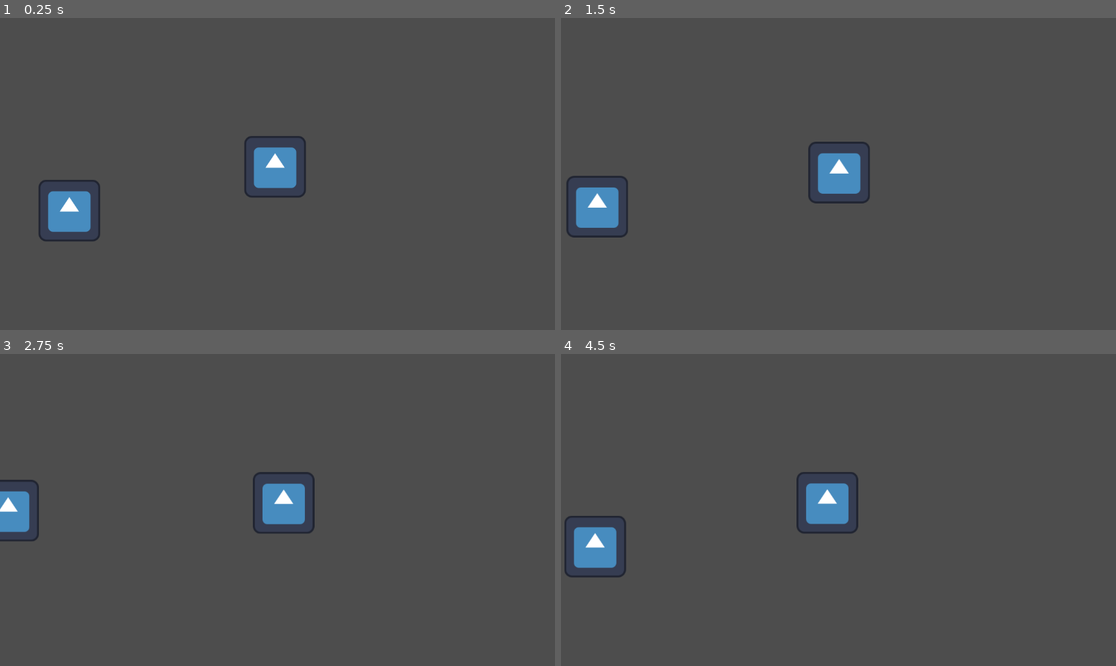
Above: before the commit, frames 1-4 (two rows, left to right).
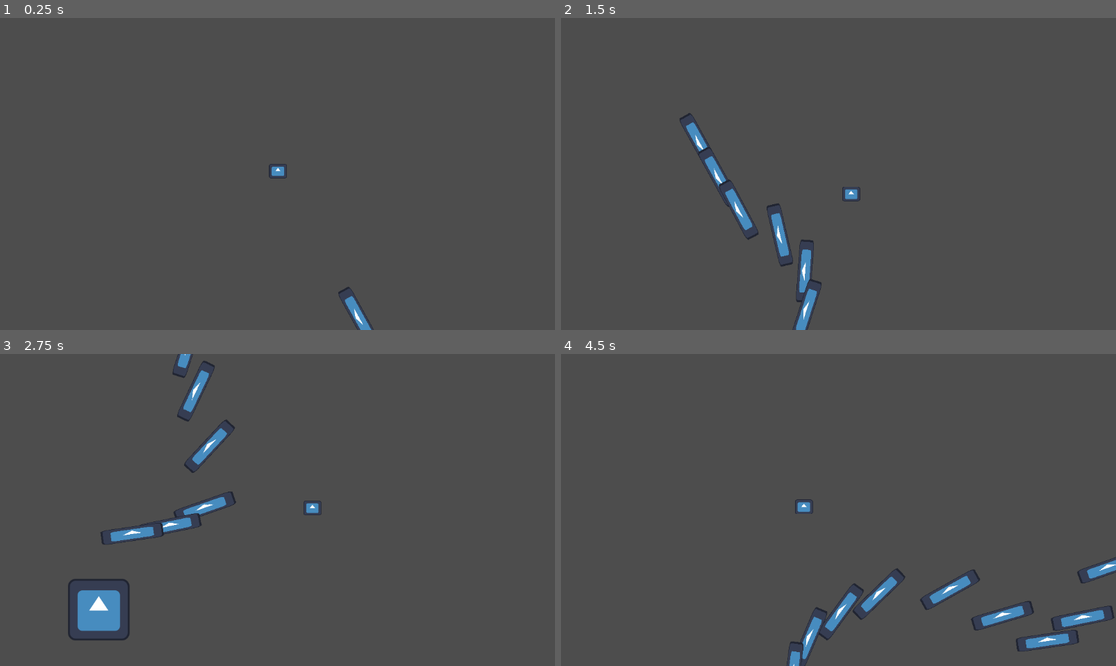
Above: after the commit, the same moments.

Repository: AethelVeritas/Dunedain
Game: Godot game, scene res://scenes/root.tscn
Two runs of this game, one before a commit and one after it. Both use one fixed random seed, a clock stepped at 60 frames per second and the inputs below. The engine's default icon, where the game draws it, is replaced by a stand-in: a white triangle on a blue panel in a dark square.
Inputs:
- Up to frame 1 (0.25 s): no input
- Up to frame 2 (1.5 s): hold D (right) 0.53-1.28 s; hold S (down) from 1.28 s (still down)
- Up to frame 3 (2.75 s): release S (down) at 2.03 s; hold D (right) from 2.03 s (still down)
- Up to frame 4 (4.5 s): release D (right) at 2.78 s; hold W (up) 2.78-3.53 s; hold A (left) from 3.53 s (still down)

The runs differ from the first frame. In frame 1, 2.8% of the frame differs, in the area x 7-68%, y 37-100%; in frame 2, 4.3%; in frame 3, 5.1%; in frame 4, 5.2%, in the area x 0-100%, y 37-100%.

Commit message:
initial turret bullet and turret script

Diff:
--- a/project.godot
+++ b/project.godot
@@ -14,6 +14,10 @@
 run/main_scene="uid://d1qeq68ycsqxh"
 config/features=PackedStringArray("4.5", "Mobile")
 config/icon="res://icon.svg"
+
+[global_group]
+
+Player=""
 
 [input]
 
@@ -44,4 +48,5 @@
 
 [rendering]
 
+textures/canvas_textures/default_texture_filter=0
 renderer/rendering_method="mobile"
--- /dev/null
+++ b/scenes/bullet.tscn
@@ -0,0 +1,18 @@
+[gd_scene load_steps=4 format=3 uid="uid://b6ldh85h6ndd1"]
+
+[ext_resource type="Texture2D" uid="uid://i5totv5mnkqh" path="res://icon.svg" id="1_mkf8s"]
+[ext_resource type="Script" uid="uid://dieptsq1ejwrx" path="res://scripts/bullet.gd" id="1_y25gk"]
+
+[sub_resource type="RectangleShape2D" id="RectangleShape2D_y25gk"]
+size = Vector2(127.5, 29)
+
+[node name="Bullet" type="Area2D"]
+script = ExtResource("1_y25gk")
+
+[node name="Sprite2D" type="Sprite2D" parent="."]
+position = Vector2(3.5527137e-15, 1.1368684e-13)
+scale = Vector2(1.015625, 0.23437497)
+texture = ExtResource("1_mkf8s")
+
+[node name="CollisionShape2D" type="CollisionShape2D" parent="."]
+shape = SubResource("RectangleShape2D_y25gk")
--- a/scenes/player.tscn
+++ b/scenes/player.tscn
@@ -1,15 +1,24 @@
-[gd_scene load_steps=3 format=3 uid="uid://bh1w0ho7ry2kq"]
+[gd_scene load_steps=4 format=3 uid="uid://bh1w0ho7ry2kq"]
 
 [ext_resource type="Texture2D" uid="uid://i5totv5mnkqh" path="res://icon.svg" id="1_3vyb7"]
 [ext_resource type="Script" uid="uid://clycbp5oqw18" path="res://scripts/player.gd" id="1_g2els"]
 
-[node name="CharacterBody2D" type="CharacterBody2D"]
+[sub_resource type="RectangleShape2D" id="RectangleShape2D_g2els"]
+size = Vector2(28.5, 26.5)
+
+[node name="Player" type="CharacterBody2D" groups=["Player"]]
+position = Vector2(0, 2)
 script = ExtResource("1_g2els")
 
 [node name="Sprite2D" type="Sprite2D" parent="."]
-position = Vector2(488, 312)
+position = Vector2(-1.0000005, -2.0000002)
+scale = Vector2(0.2890625, 0.234375)
 texture = ExtResource("1_3vyb7")
 
 [node name="Camera2D" type="Camera2D" parent="Sprite2D"]
-position = Vector2(5, 15)
+position = Vector2(-3.4594727, 25.600098)
 position_smoothing_enabled = true
+
+[node name="CollisionShape2D" type="CollisionShape2D" parent="."]
+position = Vector2(0, -3)
+shape = SubResource("RectangleShape2D_g2els")
--- a/scenes/root.tscn
+++ b/scenes/root.tscn
@@ -1,13 +1,17 @@
-[gd_scene load_steps=3 format=3 uid="uid://d1qeq68ycsqxh"]
+[gd_scene load_steps=4 format=3 uid="uid://d1qeq68ycsqxh"]
 
 [ext_resource type="PackedScene" uid="uid://bh1w0ho7ry2kq" path="res://scenes/player.tscn" id="1_j5px3"]
 [ext_resource type="Texture2D" uid="uid://i5totv5mnkqh" path="res://icon.svg" id="2_twpsu"]
+[ext_resource type="PackedScene" uid="uid://dkqk7f4s0wbqy" path="res://scenes/turret.tscn" id="3_lrqlo"]
 
 [node name="Root" type="Node2D"]
-
-[node name="CharacterBody2D" parent="." instance=ExtResource("1_j5px3")]
-position = Vector2(-489, -313)
 
 [node name="Icon" type="Sprite2D" parent="."]
 position = Vector2(-428, 90)
 texture = ExtResource("2_twpsu")
+
+[node name="Turret" parent="." instance=ExtResource("3_lrqlo")]
+position = Vector2(-369, -66)
+
+[node name="Player" parent="." instance=ExtResource("1_j5px3")]
+position = Vector2(-564, -419)
--- /dev/null
+++ b/scenes/turret.tscn
@@ -0,0 +1,19 @@
+[gd_scene load_steps=3 format=3 uid="uid://dkqk7f4s0wbqy"]
+
+[ext_resource type="Texture2D" uid="uid://dloqaw31bp6ln" path="res://assets/turret_FACE.png" id="1_el7wl"]
+[ext_resource type="Script" uid="uid://c04b3f0vvjflr" path="res://scripts/turret.gd" id="2_485p4"]
+
+[node name="Turret" type="Node2D"]
+
+[node name="Sprite2D" type="Sprite2D" parent="."]
+texture = ExtResource("1_el7wl")
+vframes = 10
+
+[node name="RayCast2D" type="RayCast2D" parent="."]
+target_position = Vector2(500, 0)
+script = ExtResource("2_485p4")
+
+[node name="ReloadTimer" type="Timer" parent="RayCast2D"]
+wait_time = 0.25
+
+[connection signal="timeout" from="RayCast2D/ReloadTimer" to="RayCast2D" method="_on_reload_timer_timeout"]
--- /dev/null
+++ b/scripts/bullet.gd
@@ -0,0 +1,38 @@
+extends Area2D
+
+@export var speed: float = 300.0
+@export var damage: int = 1
+@export var lifetime: float = 3.0
+
+var direction: Vector2 = Vector2.RIGHT
+
+func _ready():
+	# Set up collision detection
+	body_entered.connect(_on_body_entered)
+	area_entered.connect(_on_area_entered)
+
+	# Auto-destroy after lifetime
+	var timer = Timer.new()
+	timer.wait_time = lifetime
+	timer.one_shot = true
+	timer.timeout.connect(queue_free)
+	add_child(timer)
+	timer.start()
+
+func _physics_process(delta):
+	# Move the bullet in the direction it's facing
+	global_position += direction * speed * delta
+
+func _on_body_entered(body):
+	if body.is_in_group("Player"):
+		# Deal damage to player
+		print("Player hit! Damage: ", damage)
+		# You can add player health reduction here
+		queue_free()
+	elif body.is_in_group("Wall") or body.is_in_group("Obstacle"):
+		# Hit a wall or obstacle
+		queue_free()
+
+func _on_area_entered(area):
+	# Handle area collisions if needed
+	pass
--- a/scripts/player.gd
+++ b/scripts/player.gd
@@ -1,6 +1,6 @@
 extends CharacterBody2D
 
-var speed = 100
+var speed = 400
 
 var player_state
 
--- /dev/null
+++ b/scripts/turret.gd
@@ -0,0 +1,59 @@
+extends Node2D
+
+@export var BULLET: PackedScene = preload("res://scenes/bullet.tscn")
+
+var target: Node2D = null
+@onready var reload_timer: Timer = $ReloadTimer
+@onready var ray_cast: RayCast2D = $"."
+@onready var gun_sprite: Sprite2D = $"../Sprite2D"
+
+const player = preload("uid://bh1w0ho7ry2kq")
+#var playerr = get_tree().get_first_node_in_group("Player")
+func _ready():
+	await get_tree().process_frame
+	target = find_target()
+
+
+func _physics_process(delta):
+	if target != null:
+		var angle_to_target = global_position.angle_to_point(target.global_position)
+		ray_cast.look_at(target.global_position)
+		if ray_cast.is_colliding() and ray_cast.get_collider().is_in_group("Player"):
+			#print("colliding")
+			gun_sprite.rotation = angle_to_target
+			print("is stopped reload timer", reload_timer.is_stopped())
+			if reload_timer.is_stopped():
+				shoot()
+
+func shoot():
+	print("PEW")
+	ray_cast.enabled = false
+
+	if BULLET:
+		var bullet: Area2D = BULLET.instantiate()
+		get_tree().current_scene.add_child(bullet)
+		bullet.global_position = global_position
+		bullet.global_rotation = ray_cast.global_rotation
+		# Set the bullet's direction to match the turret's rotation
+		bullet.direction = Vector2.RIGHT.rotated(ray_cast.global_rotation)
+
+	reload_timer.start()
+#
+func find_target():
+	var new_target: Node2D = null
+
+	# Look for the player node specifically
+	var player = get_tree().get_first_node_in_group("Player")
+	print(player)
+	if player != null:
+		new_target = player
+
+	return new_target
+
+
+
+
+func _on_reload_timer_timeout() -> void:
+	print("reload timeout")
+	reload_timer.stop()
+	ray_cast.enabled = true
Binary file added: assets/turret_FACE.png
Not shown, added: assets/turret_FACE.png.import
Not shown, added: scripts/bullet.gd.uid
Not shown, added: scripts/turret.gd.uid
